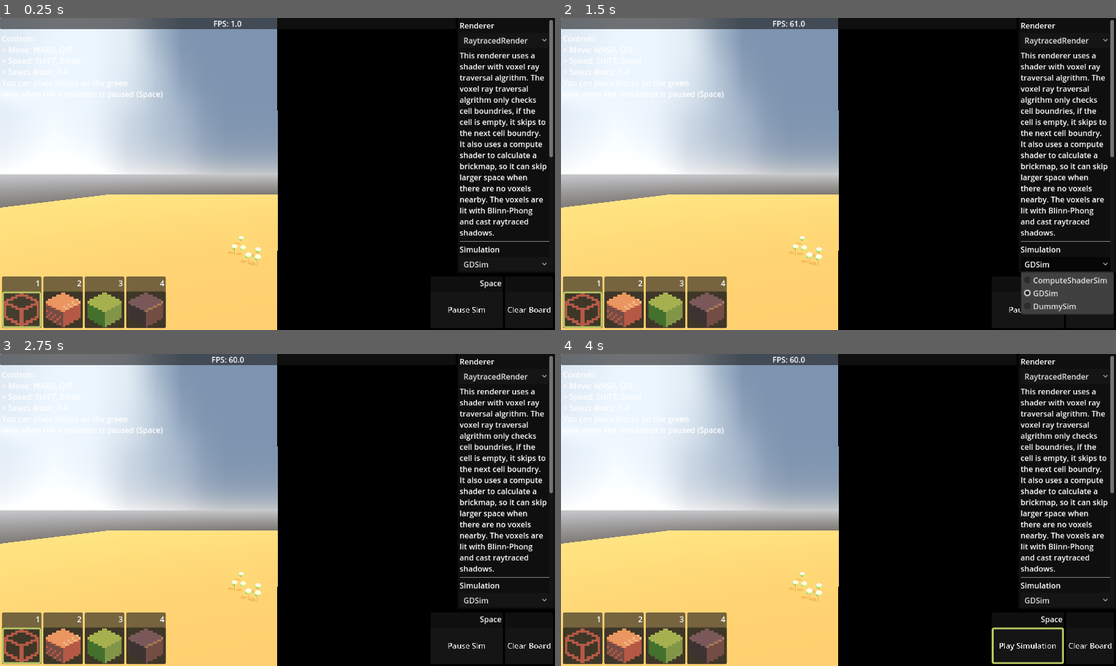
Above: before the commit, frames 1-4 (two rows, left to right).
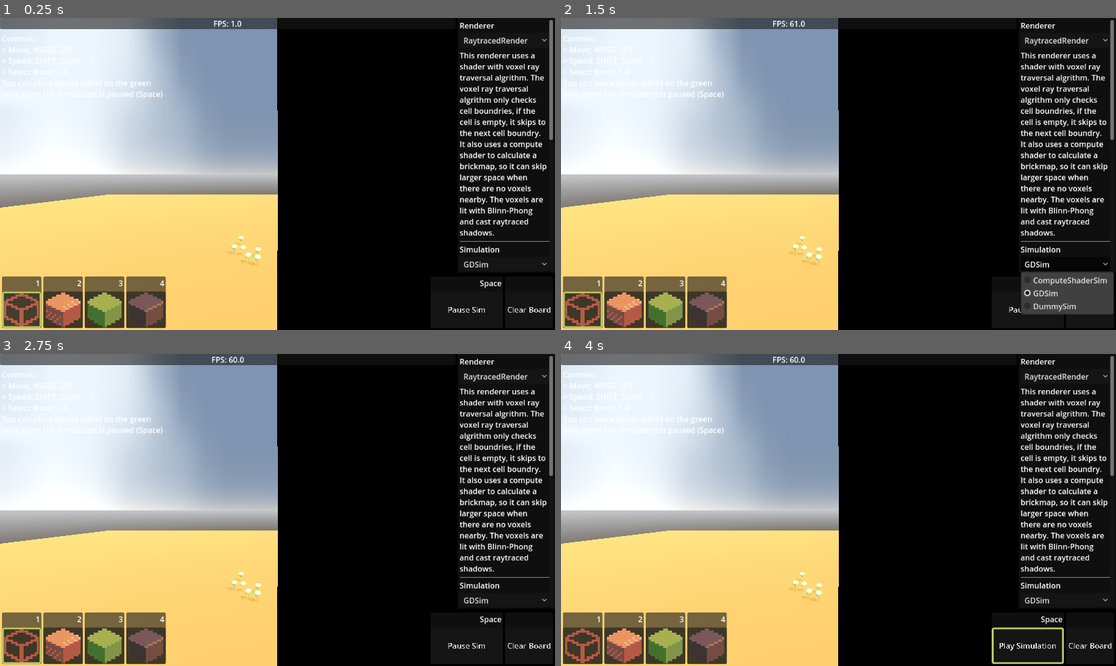
Above: after the commit, the same moments.

Repository: murumart/cgiproject
Game: Godot game, scene res://scenes/main.tscn
The game is run twice, just before and just after one commit, with the same random seed, the same clock (stepped at 60 frames per second) and the same inputs.
Inputs (mouse positions are in pixels of both pictures, inside the frame that each line leads up to):
- Up to frame 1 (0.25 s): no input
- Up to frame 2 (1.5 s): click "RaytracedRender" at 0.5 s; click "GDSim" at 1.25 s
- Up to frame 3 (2.75 s): click (22, 647) at 2.02 s
- Up to frame 4 (4 s): click "Clear Board" at 2.75 s; click "Pause Sim" at 3.5 s

The runs differ from the first frame. In frame 1, less than 0.1% of the frame differs, in the area x 18-100%, y 20-45%; in frame 2, less than 0.1%; in frame 3, less than 0.1%; in frame 4, less than 0.1%.
Error in both runs: Assertion failed: Couldnt' get rendering device (res://scenes/simulators/CS_cellular_automata.gd:39)

Commit message:
editing grid sze

Diff:
--- a/scenes/main.tscn
+++ b/scenes/main.tscn
@@ -138,7 +138,7 @@
 script = ExtResource("3_sugp2")
 renderer = NodePath("../Renderers/RaytracedRender")
 
-[node name="Control" type="Control" parent="Camera3D" node_paths=PackedStringArray("renderers", "simulators", "renderer_switch", "renderer_description", "simulator_switch", "simulator_description", "editor", "camera", "fps_label", "pause_button")]
+[node name="Control" type="Control" parent="Camera3D" node_paths=PackedStringArray("renderers", "simulators", "renderer_switch", "renderer_description", "simulator_switch", "simulator_description", "grid_size_switch", "editor", "camera", "fps_label", "pause_button")]
 layout_mode = 3
 anchors_preset = 15
 anchor_right = 1.0
@@ -152,7 +152,8 @@
 renderer_description = NodePath("VBoxContainer/Hbox/PanelContainer/MarginContainer/ScrollContainer/VBoxContainer/RendererDescription")
 simulator_switch = NodePath("VBoxContainer/Hbox/PanelContainer/MarginContainer/ScrollContainer/VBoxContainer/SimulationSwitch")
 simulator_description = NodePath("VBoxContainer/Hbox/PanelContainer/MarginContainer/ScrollContainer/VBoxContainer/SimulationDesc")
-grid_size = 64
+grid_size = 32
+grid_size_switch = NodePath("VBoxContainer/Hbox/PanelContainer/MarginContainer/ScrollContainer/VBoxContainer/GridSizeSwitch")
 editor = NodePath("../../TextureEditor")
 camera = NodePath("..")
 fps_label = NodePath("VBoxContainer/Hbox/Center/VBoxContainer/PanelContainer/FPSLabel")
@@ -200,7 +201,7 @@
 > Move: WASD, Q/E
 > Speed: SHIFT, Scroll
 > Select Block: 1-4
-You can place blocks on the green
+You can place blocks (click) on the green
 area when the simulation is paused (Space)"
 fit_content = true
 autowrap_mode = 0
@@ -260,6 +261,40 @@
 
 [node name="SimulationDesc" type="RichTextLabel" parent="Camera3D/Control/VBoxContainer/Hbox/PanelContainer/MarginContainer/ScrollContainer/VBoxContainer"]
 layout_mode = 2
+fit_content = true
+
+[node name="HSeparator2" type="HSeparator" parent="Camera3D/Control/VBoxContainer/Hbox/PanelContainer/MarginContainer/ScrollContainer/VBoxContainer"]
+layout_mode = 2
+
+[node name="Label3" type="Label" parent="Camera3D/Control/VBoxContainer/Hbox/PanelContainer/MarginContainer/ScrollContainer/VBoxContainer"]
+layout_mode = 2
+text = "Grid Size (Danger!)"
+
+[node name="GridSizeSwitch" type="OptionButton" parent="Camera3D/Control/VBoxContainer/Hbox/PanelContainer/MarginContainer/ScrollContainer/VBoxContainer"]
+layout_mode = 2
+focus_mode = 0
+selected = 0
+item_count = 8
+popup/item_0/text = "8"
+popup/item_0/id = 0
+popup/item_1/text = "16"
+popup/item_1/id = 1
+popup/item_2/text = "32"
+popup/item_2/id = 2
+popup/item_3/text = "48"
+popup/item_3/id = 3
+popup/item_4/text = "64"
+popup/item_4/id = 4
+popup/item_5/text = "128 (!!)"
+popup/item_5/id = 5
+popup/item_6/text = "256 (!!!)"
+popup/item_6/id = 6
+popup/item_7/text = "512 (!!!!)"
+popup/item_7/id = 7
+
+[node name="SimulationDesc2" type="RichTextLabel" parent="Camera3D/Control/VBoxContainer/Hbox/PanelContainer/MarginContainer/ScrollContainer/VBoxContainer"]
+layout_mode = 2
+text = "Higher grid sizes can be slow or dangerous, there is no warranty!"
 fit_content = true
 
 [node name="MarginContainer" type="MarginContainer" parent="Camera3D/Control/VBoxContainer"]
--- a/scenes/texture_editor.gd
+++ b/scenes/texture_editor.gd
@@ -60,6 +60,10 @@
 		+ Vector3.ONE * 100 * 0.5
 	)
 	in_vol_pos /= 100.0 / simulator.get_grid_size()
+	if _tdata.size() != int(pow(simulator.get_grid_size(), 3)):
+		_data_queueing = true
+		simulator.get_draw_data_async(_queue_cb)
+		return
 	var raycast := BlockRaycast.cast_ray_fast_vh(
 		in_vol_pos,
 		camera.project_ray_normal(mpos),
--- a/scenes/ui.gd
+++ b/scenes/ui.gd
@@ -16,6 +16,7 @@
 @export var simulator_description: RichTextLabel
 @export var grid_size: int
 
+@export var grid_size_switch: OptionButton
 @export var editor: TextureEditor
 @export var camera: CameraScript
 @export var fps_label: Label
@@ -49,6 +50,8 @@
 			_simulator_selected(i)
 		i += 1
 	simulator_switch.item_selected.connect(_simulator_selected)
+	grid_size_switch.item_selected.connect(_grid_size_changed)
+	grid_size_switch.selected = _GRID_SIZES.find(grid_size)
 
 
 func _process(_delta: float) -> void:
@@ -87,3 +90,11 @@
 	simulator_description.text = s.editor_description
 	editor.simulator = s
 	simulator_switch.selected = which
+
+
+const _GRID_SIZES := [8, 16, 32, 48, 64, 128, 256, 512]
+func _grid_size_changed(which: int) -> void:
+	var s := current_simulator
+	current_simulator = null
+	grid_size = _GRID_SIZES[which]
+	_simulator_selected(simulators.find(s))
Not shown, changed: export_presets.cfg
Not shown, changed: .gitignore
